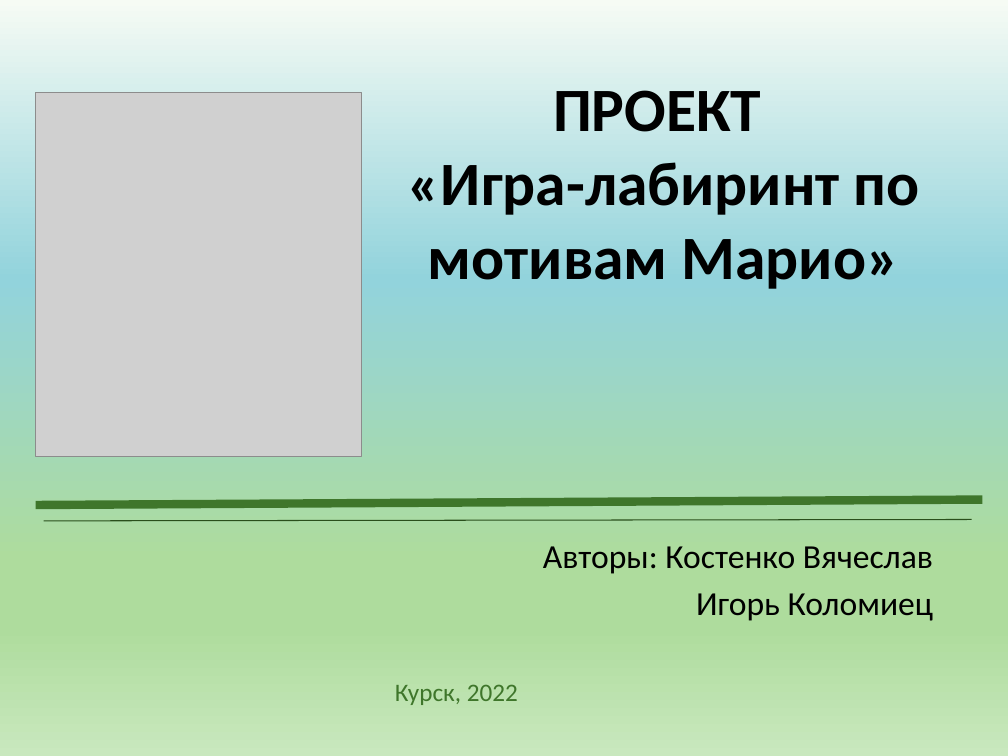
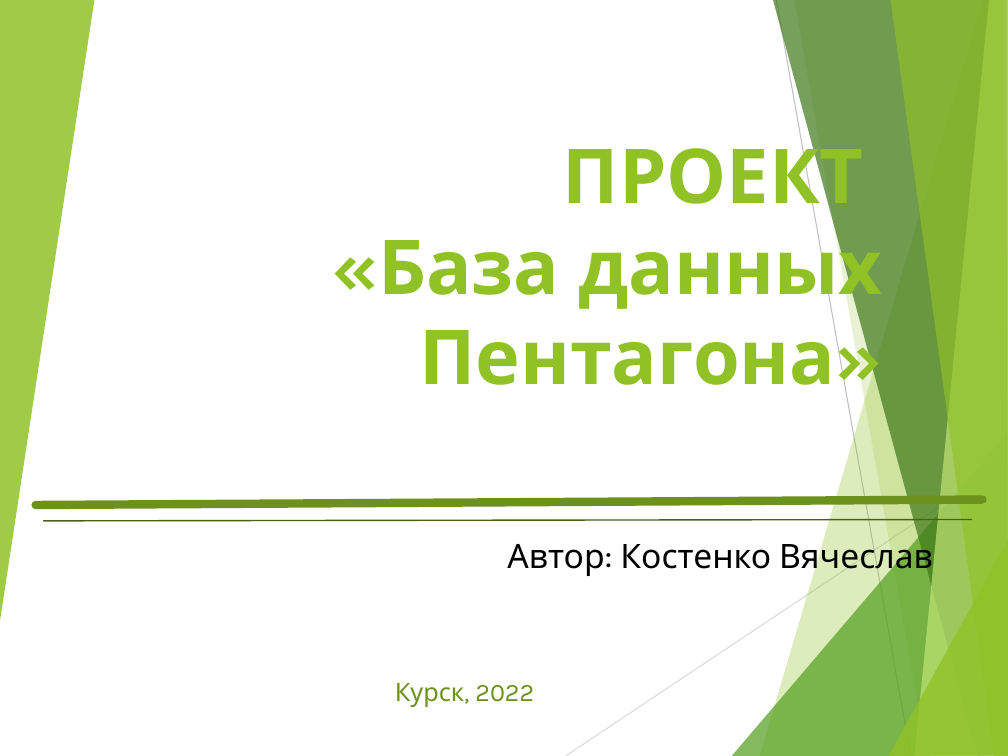
Before and after one commit to kolomigor/Labyrinth, a slide deck: slide 1 of Prezentatsia_V.pptx. Drawn at 1008x756 pixels with LibreOffice and Linux fonts; fonts in the diff are those of the drawing; grey boxes stand for pictures. Boxes give left, top, right and bottom in pixels: in the first picture for what was removed or moved away, otherwise in the second. Text is boxed around its words. In the diff, an @@ line names an element or a change of style, - is before the commit and + after.

```diff
--- a/Prezentatsia_V.pptx
+++ b/Prezentatsia_V.pptx
@@ background gradient #F6FBF4 to #92D3DC to #AEDC9D to #C9E8BE to #FFFFFF @@
@@ group added at box(0, 0, 1008, 756): 8 freeform shapes, 2 lines @@
@@ picture removed at box(35, 93, 361, 457) @@
@@ title "ПРОЕКТ «База данных Пентагона»" at box(378, 133, 883, 385): vertical alignment middle to bottom @@
@@ title at box(378, 133, 883, 385): text changed; size 44 to 54 pt; font Calibri to Karla; text colour #000000 to #90C226 @@
-ПРОЕКТ
-«Игра-лабиринт по мотивам Марио»
+ПРОЕКТ
+«База данных Пентагона»
@@ line (35, 505) - (983, 500): stroke #3F762B 6 pt to #6C921D 6 pt @@
@@ line (43, 521) - (972, 519): stroke #2A4F1C 0.75 pt to #486113 1 pt @@
@@ subtitle at box(507, 537, 933, 578): text changed; font Calibri to Karla @@
-Авторы: Костенко Вячеслав
-Игорь Коломиец
+Автор: Костенко Вячеслав
@@ text "Курск, 2022" at box(395, 683, 534, 707): font Calibri to Karla, text colour #3F762B to #6C921D @@
```
Also in this commit, not shown: 6 other slides changed, 3 slides added, 5 slides removed.
